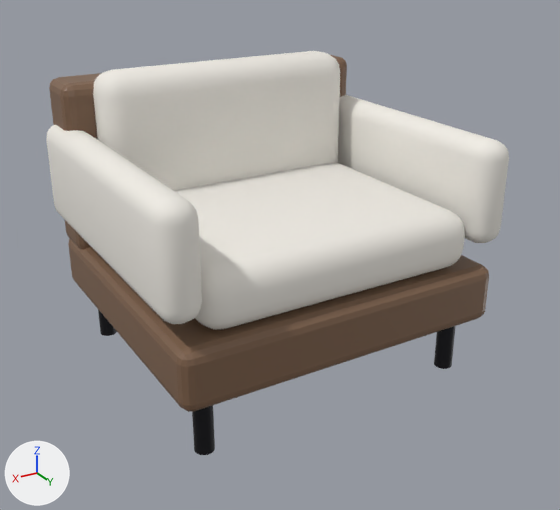
What one commit did to the OBJ model UnityProject_AssetLibrary/Assets/AssetLibrary/Models/Furniture/modern_armchair/modern_armchair.obj.
Rendered twice from a camera (50 mm lens) standing at (1.018, 1.759, 1.272) and looking at (-0.008, 0.048, 0.417). Lighting does not change. The marker at lower left points along +X, +Y and +Z. The older version comes first. Where no turn or scale is listed for an object, it has been applied to the vertices. Vertices at exactly the same position are counted once.

The scene before the commit, as lines of its bpy script (objects in view):
```python
ob_armrest = bpy.data.objects.new('armrest', me_armrest)
ob_armrest.location = (0.0, 0.0, 0.0)
ob_armrest_001 = bpy.data.objects.new('armrest.001', me_armrest_001)
ob_armrest_001.location = (0.0, 0.0, 0.0)
ob_back = bpy.data.objects.new('back', me_back)
ob_back.location = (0.0, 0.0, 0.0)
ob_back_cushion = bpy.data.objects.new('back_cushion', me_back_cushion)
ob_back_cushion.location = (0.0, 0.0, 0.0)
ob_chair_base = bpy.data.objects.new('chair_base', me_chair_base)
ob_chair_base.location = (0.0, 0.0, 0.0)
ob_leg = bpy.data.objects.new('leg', me_leg)
ob_leg.location = (0.0, 0.0, 0.0)
ob_leg_001 = bpy.data.objects.new('leg.001', me_leg_001)
ob_leg_001.location = (0.0, 0.0, 0.0)
ob_leg_002 = bpy.data.objects.new('leg.002', me_leg_002)
ob_leg_002.location = (0.0, 0.0, 0.0)
ob_leg_003 = bpy.data.objects.new('leg.003', me_leg_003)
ob_leg_003.location = (0.0, 0.0, 0.0)
# also in view: 'seat' at (0.0, 0.02, 0.5)
```
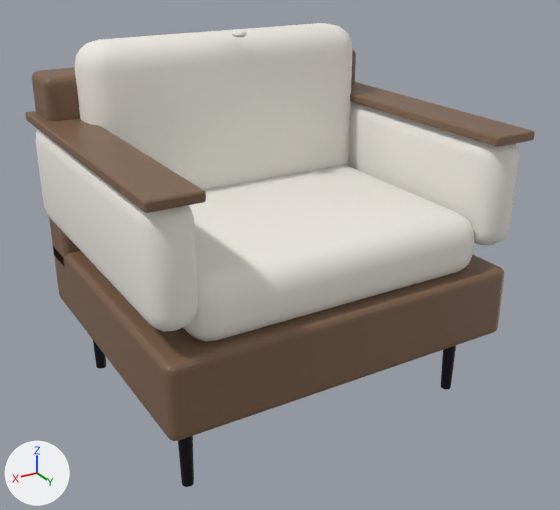
Location of each change, [x1, y1, x2, y2] in pixels of the pictures (560 x 510 px):
'chair_base', reshaped (7% wider, 12% taller): before [68, 239, 489, 412]; after [53, 247, 504, 441]
'back_cushion', reshaped (12% wider, 19% taller): before [93, 51, 340, 191]; after [75, 23, 353, 190]
'seat', reshaped: before [175, 162, 465, 330]; after [183, 165, 475, 342]
'armrest.001', reshaped: before [46, 125, 202, 324]; after [35, 129, 198, 331]
'armrest', reshaped: before [338, 95, 509, 243]; after [347, 102, 519, 246]
'arm_cap.001', added (brown): after [25, 111, 206, 213]
'back', reshaped (9% wider, 11% taller): before [49, 54, 347, 250]; after [32, 50, 356, 267]
'arm_cap', added (brown): after [350, 82, 535, 147]
'leg.003', reshaped: before [192, 405, 215, 455]; after [93, 340, 106, 369]
'leg.002', reshaped: before [98, 310, 117, 336]; after [178, 436, 194, 487]
'leg.001', reshaped (not visible afterwards): before [434, 326, 456, 369]
'leg', reshaped (not visible before): after [441, 345, 456, 389]
'button', added: after [232, 30, 247, 38]

The change, as a list of edits to the scene's bpy script:
```text
Change me_armrest:
    remove me_armrest.from_pydata(...)  # 152 vertices, 150 faces; spans x -0.49..-0.39, y -0.42..0.42, z 0.48..0.76
    add me_armrest.from_pydata(...)  # 152 vertices, 150 faces; spans x -0.52..-0.4, y -0.43..0.43, z 0.47..0.77
    me_armrest part 1: 152 of 152 vertices moved; they spanned x -0.49..-0.39, y -0.42..0.42, z 0.48..0.76 and now span x -0.52..-0.4, y -0.43..0.43, z 0.47..0.77; mean shift (-0.02, 0.0, 0.0)
Change me_armrest_001:
    remove me_armrest_001.from_pydata(...)  # 152 vertices, 150 faces; spans x 0.39..0.49, y -0.42..0.42, z 0.48..0.76
    add me_armrest_001.from_pydata(...)  # 152 vertices, 150 faces; spans x 0.4..0.52, y -0.43..0.43, z 0.47..0.77
    me_armrest_001 part 2: 152 of 152 vertices moved; they spanned x 0.39..0.49, y -0.42..0.42, z 0.48..0.76 and now span x 0.4..0.52, y -0.43..0.43, z 0.47..0.77; mean shift (0.02, 0.0, 0.0)
Change me_back:
    remove me_back.from_pydata(...)  # 96 vertices, 98 faces; spans x -0.46..0.46, y -0.43..-0.27, z 0.4..0.88
    add me_back.from_pydata(...)  # 152 vertices, 150 faces; spans x -0.5..0.5, y -0.435..-0.285, z 0.34..0.9
    me_back part 3: 96 vertices removed from x -0.46..0.46, y -0.43..-0.27, z 0.4..0.88; 152 vertices added at x -0.5..0.5, y -0.435..-0.285, z 0.34..0.9
Change me_back_cushion:
    remove me_back_cushion.from_pydata(...)  # 152 vertices, 150 faces; spans x -0.38..0.38, y -0.33..-0.17, z 0.49..0.91
    add me_back_cushion.from_pydata(...)  # 152 vertices, 150 faces; spans x -0.42..0.42, y -0.34..-0.16, z 0.51..0.99
    me_back_cushion part 4: 152 of 152 vertices moved; they spanned x -0.38..0.38, y -0.33..-0.17, z 0.49..0.91 and now span x -0.42..0.42, y -0.34..-0.16, z 0.51..0.99; mean shift (0.0, 0.0, 0.05)
Change me_chair_base:
    remove me_chair_base.from_pydata(...)  # 96 vertices, 98 faces; spans x -0.46..0.46, y -0.42..0.42, z 0.26..0.42
    add me_chair_base.from_pydata(...)  # 152 vertices, 150 faces; spans x -0.5..0.5, y -0.43..0.43, z 0.21..0.41
    me_chair_base part 5: 96 vertices removed from x -0.46..0.46, y -0.42..0.42, z 0.26..0.42; 152 vertices added at x -0.5..0.5, y -0.43..0.43, z 0.21..0.41
Change me_leg:
    remove me_leg.from_pydata(...)  # 48 vertices, 26 faces; spans x -0.405..-0.355, y -0.365..-0.315, z 0.1..0.26
    add me_leg.from_pydata(...)  # 48 vertices, 26 faces; spans x -0.44..-0.4, y 0.3..0.34, z 0.0..0.21
    me_leg part 6: 48 of 48 vertices moved; they spanned x -0.405..-0.355, y -0.365..-0.315, z 0.1..0.26 and now span x -0.44..-0.4, y 0.3..0.34, z 0.0..0.21; mean shift (-0.04, 0.66, -0.075)
Change me_leg_001:
    remove me_leg_001.from_pydata(...)  # 48 vertices, 26 faces; spans x -0.405..-0.355, y 0.315..0.365, z 0.1..0.26
    add me_leg_001.from_pydata(...)  # 48 vertices, 26 faces; spans x -0.44..-0.4, y -0.34..-0.3, z 0.0..0.21
    me_leg_001 part 7: 48 of 48 vertices moved; they spanned x -0.405..-0.355, y 0.315..0.365, z 0.1..0.26 and now span x -0.44..-0.4, y -0.34..-0.3, z 0.0..0.21; mean shift (-0.04, -0.66, -0.075)
Change me_leg_002:
    remove me_leg_002.from_pydata(...)  # 48 vertices, 26 faces; spans x 0.355..0.405, y -0.365..-0.315, z 0.1..0.26
    add me_leg_002.from_pydata(...)  # 48 vertices, 26 faces; spans x 0.4..0.44, y 0.3..0.34, z 0.0..0.21
    me_leg_002 part 8: 48 of 48 vertices moved; they spanned x 0.355..0.405, y -0.365..-0.315, z 0.1..0.26 and now span x 0.4..0.44, y 0.3..0.34, z 0.0..0.21; mean shift (0.04, 0.66, -0.075)
Change me_leg_003:
    remove me_leg_003.from_pydata(...)  # 48 vertices, 26 faces; spans x 0.355..0.405, y 0.315..0.365, z 0.1..0.26
    add me_leg_003.from_pydata(...)  # 48 vertices, 26 faces; spans x 0.4..0.44, y -0.34..-0.3, z 0.0..0.21
    me_leg_003 part 9: 48 of 48 vertices moved; they spanned x 0.355..0.405, y 0.315..0.365, z 0.1..0.26 and now span x 0.4..0.44, y -0.34..-0.3, z 0.0..0.21; mean shift (0.04, -0.66, -0.075)
Change me_seat:
    remove me_seat.from_pydata(...)  # 152 vertices, 150 faces; spans x -0.39..0.39, y -0.36..0.4, z 0.42..0.58
    add me_seat.from_pydata(...)  # 152 vertices, 150 faces; spans x -0.42..0.42, y -0.37..0.41, z 0.4..0.57
    me_seat part 10: 152 of 152 vertices moved; they spanned x -0.39..0.39, y -0.36..0.4, z 0.42..0.58 and now span x -0.42..0.42, y -0.37..0.41, z 0.4..0.57; mean shift (0.0, 0.0, -0.015)
Add ob_button:
    ob_button = bpy.data.objects.new('button', me_button)  # a UV sphere (32 segments, 16 rings, poles along z) spanning x -0.02..0.02, y -0.17..-0.13, z 0.985..1.005; in mat_linen_cream (white #f0ece5)
    ob_button.location = (0.0, 0.0, 0.0)
Add ob_arm_cap_001:
    ob_arm_cap_001 = bpy.data.objects.new('arm_cap.001', me_arm_cap_001)  # 152 vertices, 150 faces; spans x 0.395..0.525, y -0.44..0.44, z 0.762..0.788; in mat_walnut (brown #7e614b)
    ob_arm_cap_001.location = (0.0, 0.0, 0.0)
Add ob_arm_cap:
    ob_arm_cap = bpy.data.objects.new('arm_cap', me_arm_cap)  # 152 vertices, 150 faces; spans x -0.525..-0.395, y -0.44..0.44, z 0.762..0.788; in mat_walnut (brown #7e614b)
    ob_arm_cap.location = (0.0, 0.0, 0.0)
```
